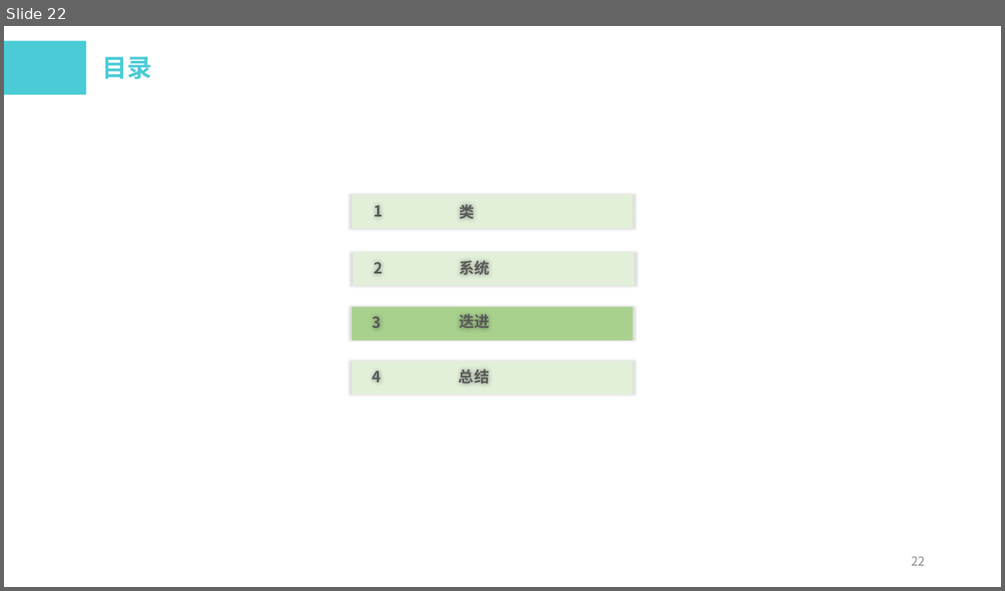
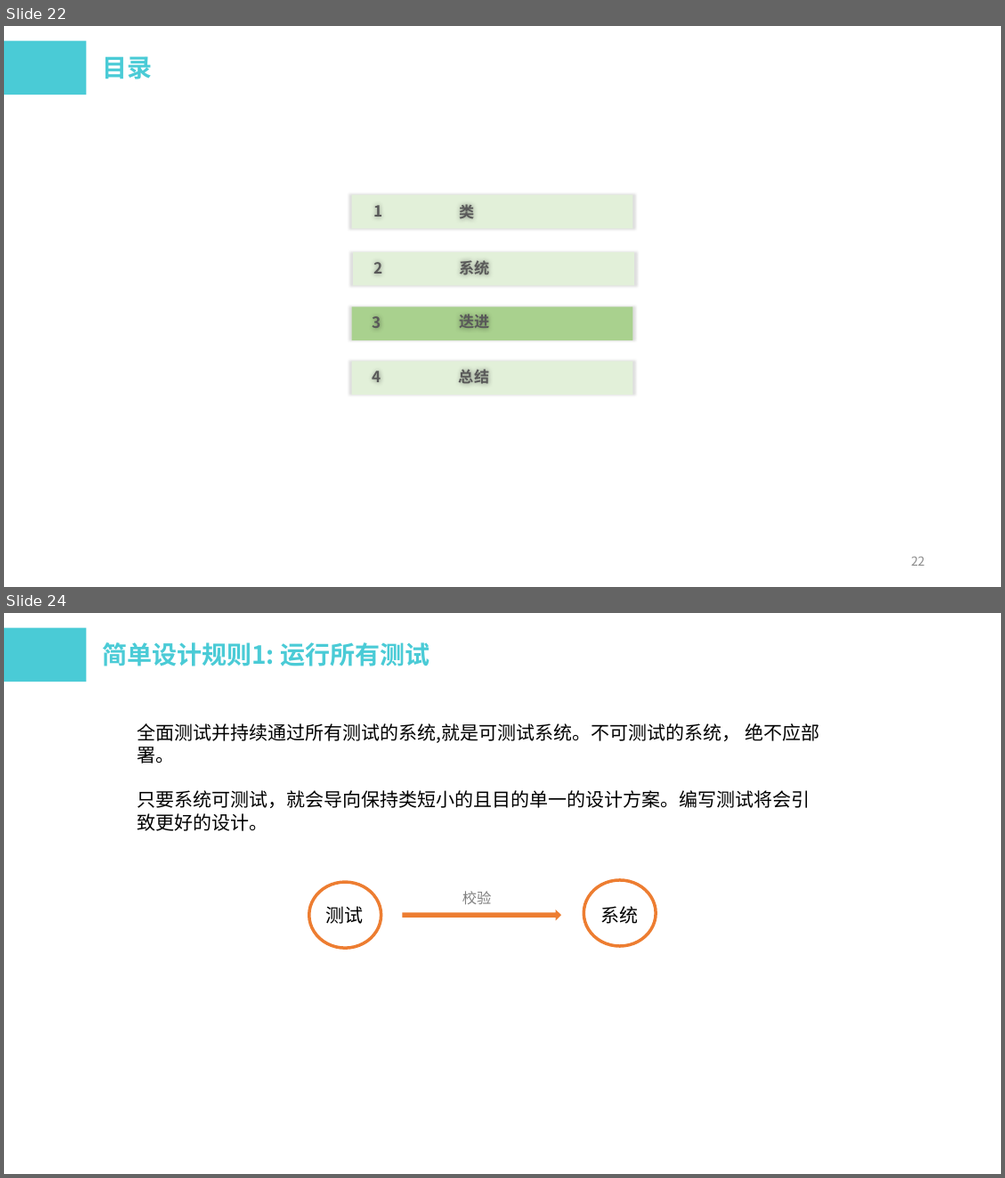
Before and after one commit to wangxm47/Transfer-folder, a slide deck: 前端学习班第4期.pptx. Shown one above the other, each under a label of ours: slide 22 before the commit, slides 22 and 24 after it; the slides between them are not shown. The pictures are 1005x591 and 1005x1178 pixels, drawn with LibreOffice and Linux fonts; fonts in the diff are those of the drawing; background and template pictures are left out. Boxes give left, top, right and bottom in pixels: in the first picture for what was removed or moved away, otherwise in the second. Text is boxed around its words. In the diff, an @@ line names an element or a change of style, - is before the commit and + after.

```diff
--- a/前端学习班第4期.pptx
+++ b/前端学习班第4期.pptx
@@ slide 24 added at (4,613,1001,1174), background #FFFFFF @@
@@ rectangle added at (4,628,86,682), fill #4ACBD6 @@
@@ text added at (102,642,429,666), 24 pt, text #4ACBD6, bold @@
+简单设计规则1: 运行所有测试
@@ text added at (138,723,819,831), 18 pt, text #000000 @@
+全面测试并持续通过所有测试的系统,就是可测试系统。不可测试的系统， 绝不应部署。
+只要系统可测试，就会导向保持类短小的且目的单一的设计方案。编写测试将会引致更好的设计。
@@ group added at (309,880,655,948): 3 texts, 2 ellipses, 1 right arrow @@
+测试
+系统
+校验
```
Also in this commit, not shown: 2 slides changed, 4 other slides added, 5 slides removed.
